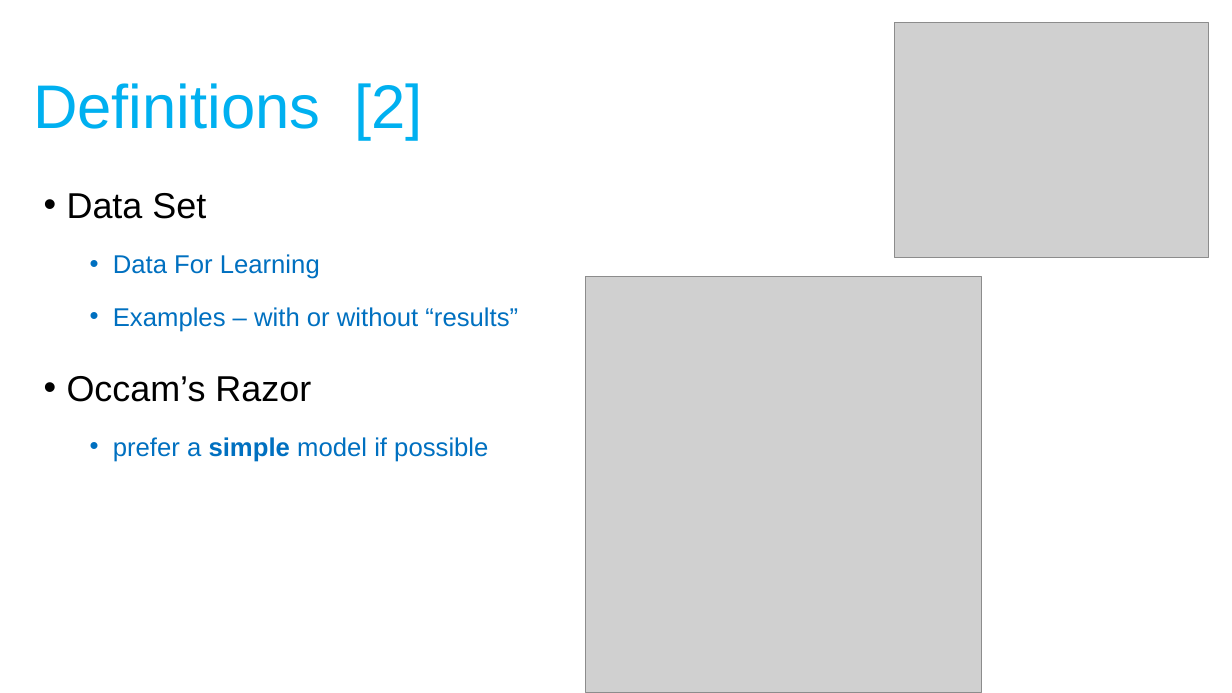
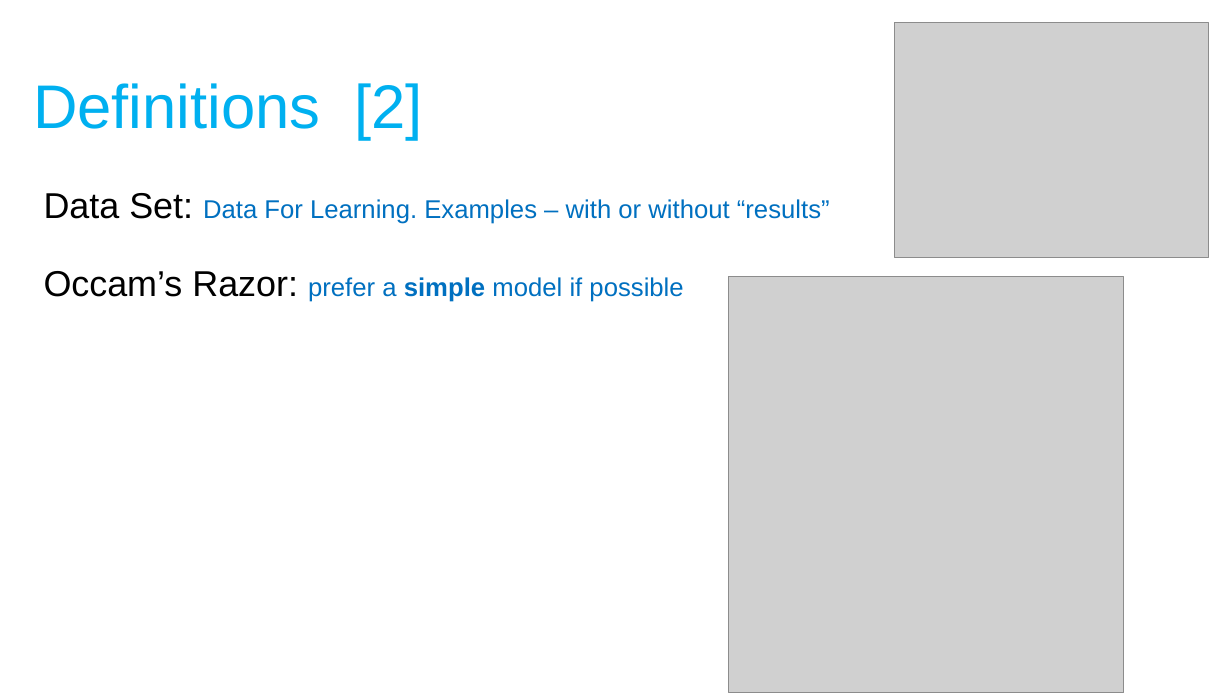
Before and after one commit to moran-abitbul/PreFix, a slide deck: slide 4 of semi.pptx. Drawn at 1232x693 pixels with LibreOffice and Linux fonts; fonts in the diff are those of the drawing; grey boxes stand for pictures. Boxes give left, top, right and bottom in pixels: in the first picture for what was removed or moved away, otherwise in the second. Text is boxed around its words. In the diff, an @@ line names an element or a change of style, - is before the commit and + after.

```diff
--- a/semi.pptx
+++ b/semi.pptx
@@ text at [44,193,830,302]: text changed @@
-• Data Set
-  • Data For Learning
-  • Examples – with or without “results”
-• Occam’s Razor
-  • prefer a simple model if possible
+Data Set: Data For Learning. Examples – with or without “results”
+Occam’s Razor: prefer a simple model if possible
@@ picture: place and size @@
-picture at [586,276,982,693]
+picture at [729,276,1125,693]
```
Also in this commit, not shown: 1 other slide changed, 2 other files.
